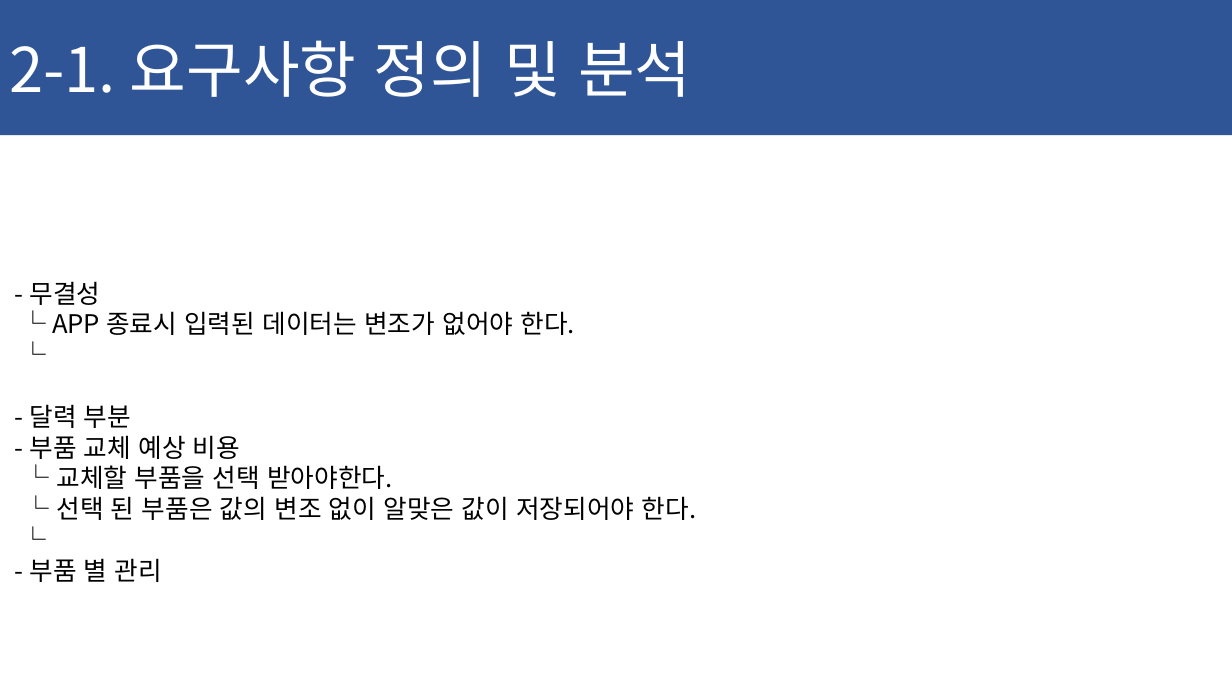
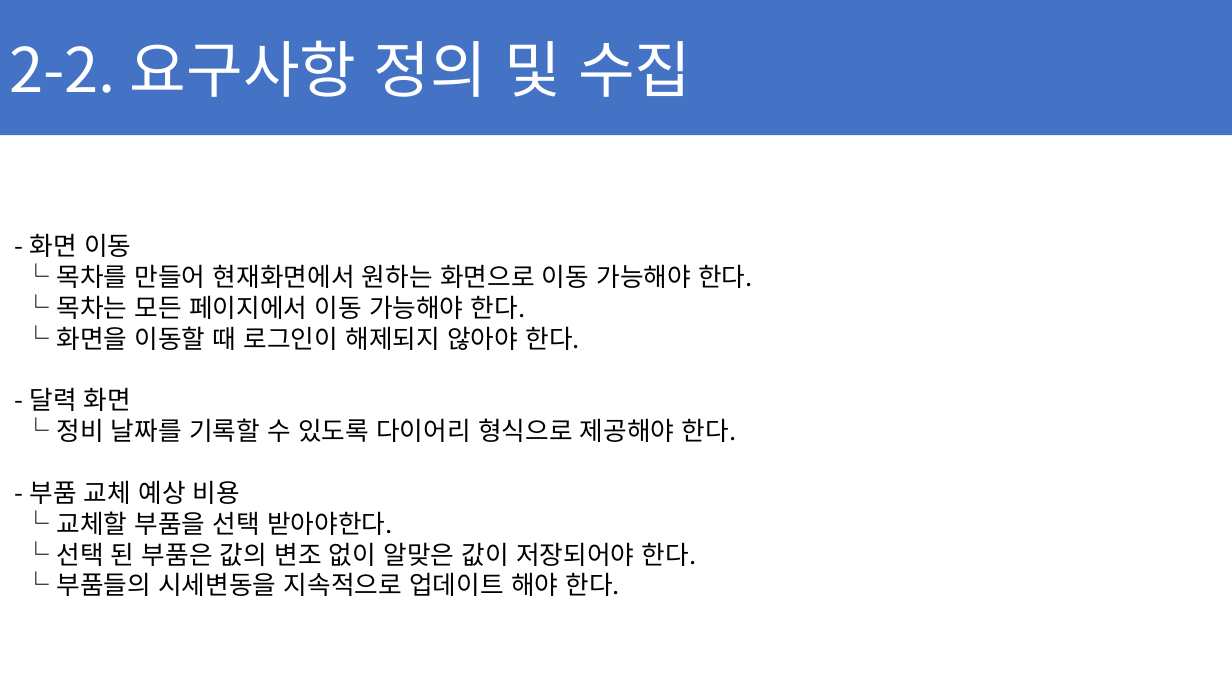
Before and after one commit to ChaeSung-Lee/DJ_InternShip, a slide deck: slide 17 of 2021_Summer/jp.hong/Project_BnC_jph.pptx. Drawn at 1232x693 pixels with LibreOffice and Linux fonts; fonts in the diff are those of the drawing. Boxes give left, top, right and bottom in pixels: in the first picture for what was removed or moved away, otherwise in the second. Text is boxed around its words. In the diff, an @@ line names an element or a change of style, - is before the commit and + after.

```diff
--- a/2021_Summer/jp.hong/Project_BnC_jph.pptx
+++ b/2021_Summer/jp.hong/Project_BnC_jph.pptx
@@ rectangle "2-2. 요구사항 정의 및 수집" at box(0, 0, 1232, 135): fill #2F5597 to #4472C4 @@
@@ text in rectangle at box(9, 40, 691, 97): text changed @@
-2-1. 요구사항 정의 및 분석
+2-2. 요구사항 정의 및 수집
@@ text at box(30, 233, 753, 442): text changed @@
-- 무결성
-└ APP 종료시 입력된 데이터는 변조가 없어야 한다.
-└
-- 달력 부분
+- 화면 이동
+└ 목차를 만들어 현재화면에서 원하는 화면으로 이동 가능해야 한다.
+└ 목차는 모든 페이지에서 이동 가능해야 한다.
+└ 화면을 이동할 때 로그인이 해제되지 않아야 한다.
+- 달력 화면
+└ 정비 날짜를 기록할 수 있도록 다이어리 형식으로 제공해야 한다.
@@ text at box(56, 572, 621, 596): text changed @@
-└
-- 부품 별 관리
+└ 부품들의 시세변동을 지속적으로 업데이트 해야 한다.
```
Also in this commit, not shown: 6 other slides changed, 4 slides added.
